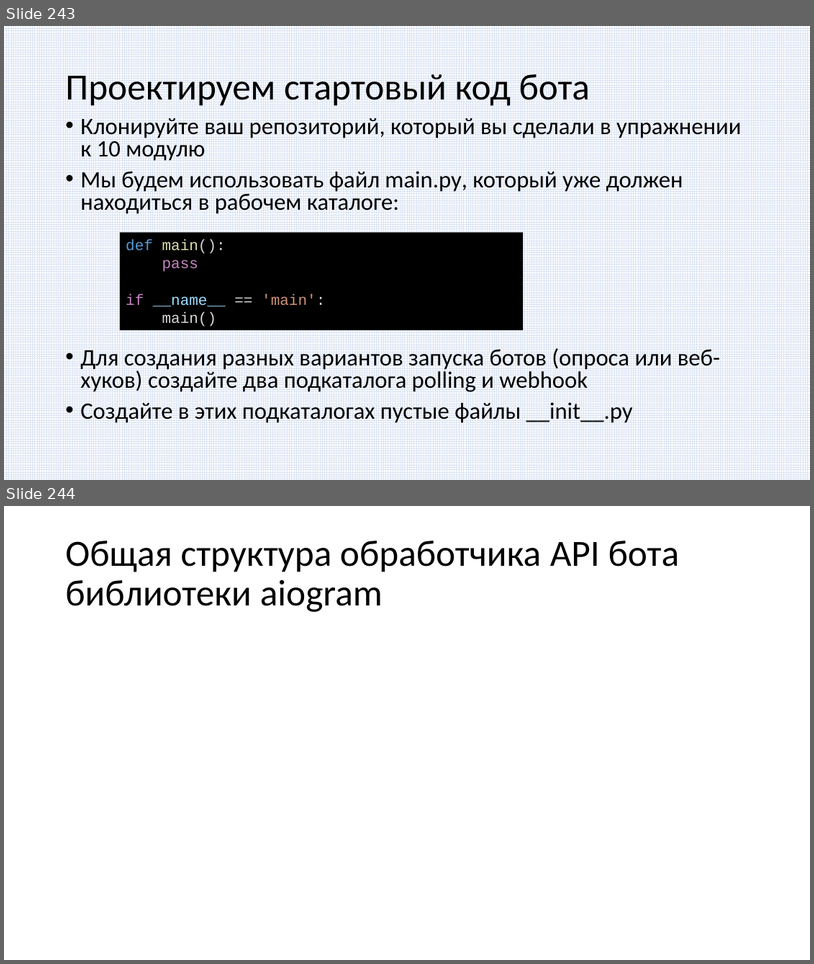
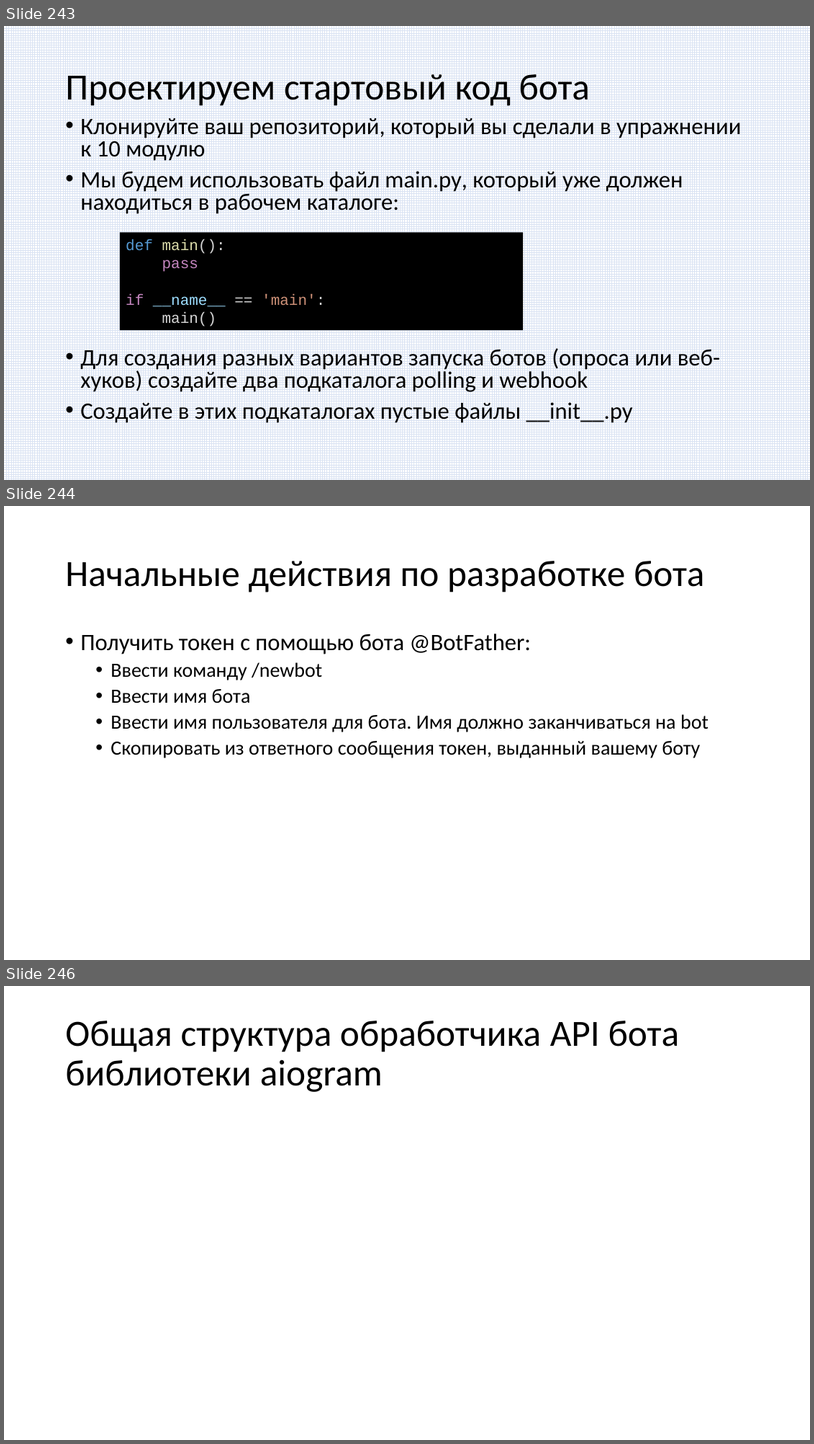
Before and after one commit to paveltsytovich/telegram-course, a slide deck: Presentation/Разработка ботов для телеграмм на Python.pptx. Shown one above the other, each under a label of ours: slides 243 and 244 before the commit, slides 243, 244 and 246 after it; the slides between them are not shown. The pictures are 814x964 and 814x1444 pixels, drawn with LibreOffice and Linux fonts; fonts in the diff are those of the drawing. Boxes give left, top, right and bottom in pixels: in the first picture for what was removed or moved away, otherwise in the second. Text is boxed around its words. In the diff, an @@ line names an element or a change of style, - is before the commit and + after.

Commit message:
начало разработки бота

```diff
--- a/Presentation/Разработка ботов для телеграмм на Python.pptx
+++ b/Presentation/Разработка ботов для телеграмм на Python.pptx
@@ slide 244 added at <box>4,506,810,960</box>, background #FFFFFF @@
@@ title added at <box>65,561,705,592</box>, 44 pt, text #000000 @@
+Начальные действия по разработке бота
@@ text added at <box>80,633,709,758</box>, 24 pt, text #000000 @@
+• Получить токен с помощью бота @BotFather:
+  • Ввести команду /newbot
+  • Ввести имя бота
+  • Ввести имя пользователя для бота. Имя должно заканчиваться на bot
+  • Скопировать из ответного сообщения токен, выданный вашему боту
@@ what was slide 244 is now slide 246 @@
```
Also in this commit, not shown: 1 other slide added, 3 other files.
